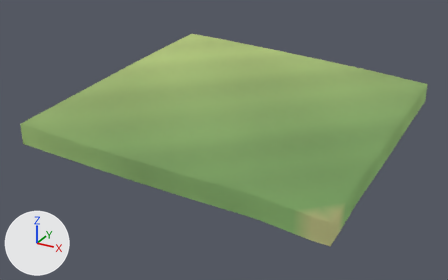
The glTF model client/public/models/chunks/-2_2.glb as it was, and as the next commit left it.
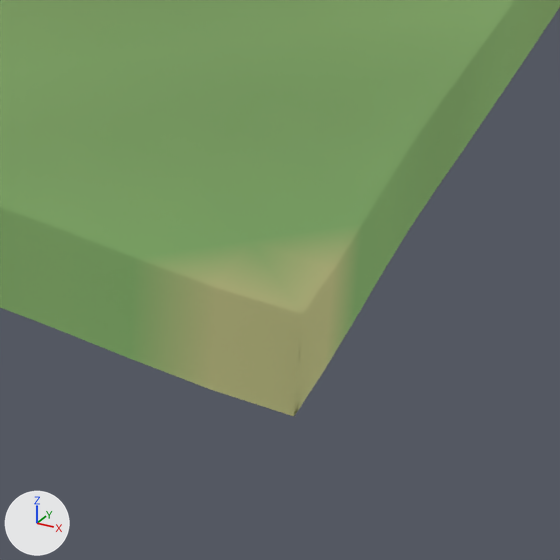
Each version is shown whole from a 50 mm camera at (-18.35, -127.14, 22.54) aimed at (-45.98, -76.91, -2.57), then close up on the part from 58% to 88% of the width and 54% to 100% of the height. Lighting does not change. The marker at lower left points along +X, +Y and +Z. The last two pictures show the newer version.

The older version as bpy lines, for what is in view:
```python
me_terrain = bpy.data.meshes.new('terrain')
me_terrain.from_pydata(...)  # 521 vertices, 960 faces; spans x -60.0..-30.0, y -90.0..-60.0, z -2.6..2.9
me_terrain.materials.append(mat_opaque_matte_vertex_colors)
ob_terrain = bpy.data.objects.new('terrain', me_terrain)
ob_terrain.location = (0.0, 0.0, 0.0)
```
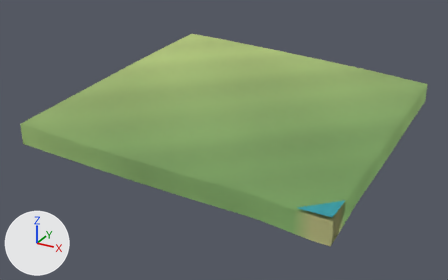
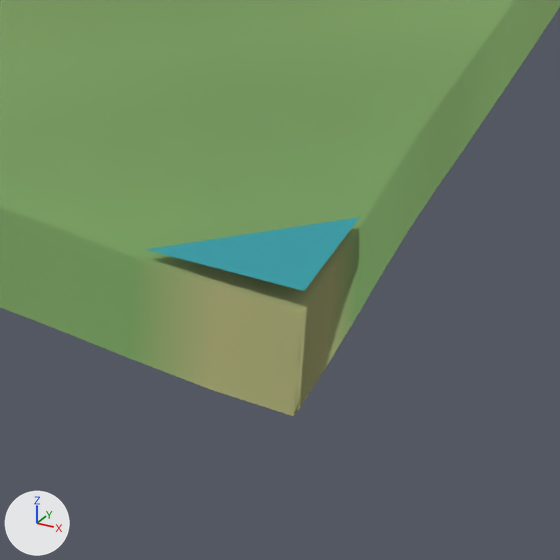
Changed parts and their boxes (x1, y1, x2, y2) in the close-ups (560 x 560 px):
'scenery', added (cyan): after (145, 217, 360, 291)

What the commit changed:
Mesh me_scenery is new.
It has 3 vertices, 1 face and spans x -32.83..-30.0, y -90.0..-87.17, z -0.16.
It uses material mat_opaque_matte_vertex_colors.
Object 'scenery' (ob_scenery) is new; it shows me_scenery.
Its location is (0.0, 0.0, 0.0).
